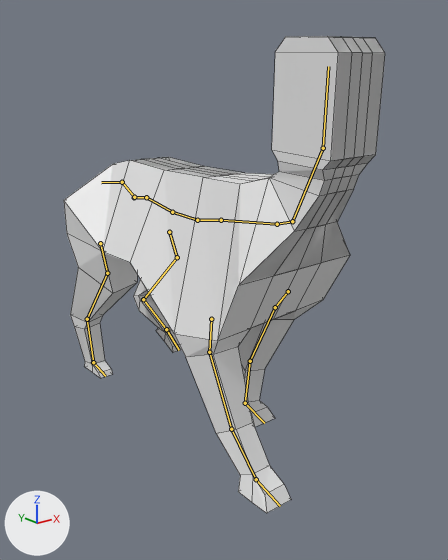
Before and after pictures for a commit that changed the Blender file BlenderTutorial/dog.blend.
Camera for both pictures: a camera (50 mm lens) standing at (-1.224, -1.608, 1.167) and looking at (0.064, 0.002, 0.523). Lighting does not change. The marker at lower left points along +X, +Y and +Z. The picture after the commit comes second. Both versions are drawn at frame 31 of the action 'dogWalk'; the numbers are the values there. The bones that bend it are drawn over the model as lines. Mesh edges are drawn as thin lines.

The first picture shows 'DogMesh'.
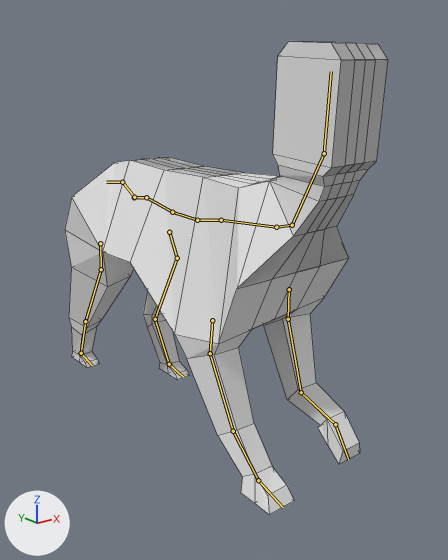
Pixel boxes [x1, y1, x2, y2] of what changed, in the pictures (448 x 560 px):
'DogMesh', posed
    before: [64, 36, 385, 513]
    after: [65, 41, 388, 515]
bone 'spine.002', root to tip
    before: (122, 182) to (101, 182)
    after: (122, 182) to (106, 182)
bone 'spine.008', root to tip
    before: (221, 220) to (277, 224)
    after: (221, 220) to (276, 227)
bone 'spine.009', root to tip
    before: (277, 224) to (292, 221)
    after: (276, 227) to (292, 225)

Diff of the bpy script that builds the scene:
```diff
--- a/BlenderTutorial/dog.blend.py
+++ b/BlenderTutorial/dog.blend.py
@@ bone_spine_003 @@
 bone_spine_003 = bpy.data.objects['DogRig'].pose.bones['spine.003']  # child of 'spine.004'
-bone_spine_003.rotation_quaternion = (0.997, 0.0, 0.047, 0.022)  # degrees (0, 5, 2)
+bone_spine_003.rotation_quaternion = (0.997, 0.0, 0.076, 0.035)  # degrees (0, 9, 4)
@@ bone_spine_002 @@
 bone_spine_002 = bpy.data.objects['DogRig'].pose.bones['spine.002']  # child of 'spine.003'
-bone_spine_002.rotation_quaternion = (1.0, 0.0, 0.0, 0.0)  # degrees (0, 0, 0)
+bone_spine_002.rotation_quaternion = (0.998, 0.011, 0.008, -0.064)  # degrees (1, 1, -7)
@@ bone_spine_008 @@
 bone_spine_008 = bpy.data.objects['DogRig'].pose.bones['spine.008']  # child of 'spine.007'
-bone_spine_008.rotation_quaternion = (0.998, -0.021, 0.034, -0.011)  # degrees (-2, 4, -1)
+bone_spine_008.rotation_quaternion = (0.998, -0.035, 0.055, -0.017)  # degrees (-4, 6, -2)
@@ bone_spine_009 @@
 bone_spine_009 = bpy.data.objects['DogRig'].pose.bones['spine.009']  # child of 'spine.008'
-bone_spine_009.rotation_quaternion = (0.999, 0.0, -0.024, 0.008)  # degrees (0, -3, 1)
+bone_spine_009.rotation_quaternion = (0.999, 0.0, -0.043, 0.014)  # degrees (0, -5, 2)
@@ bone_ik_controller_backlegs_l @@
 bone_ik_controller_backlegs_l = bpy.data.objects['DogRig'].pose.bones['ik.controller.backlegs.L']  # child of 'root'
-bone_ik_controller_backlegs_l.location = (0.011, 0.123, -0.226)
-bone_ik_controller_backlegs_l.rotation_quaternion = (0.975, 0.211, 0.002, 0.011)  # degrees (24, 0, 1)
+bone_ik_controller_backlegs_l.location = (0.002, 0.163, -0.075)
+bone_ik_controller_backlegs_l.rotation_quaternion = (1.0, 0.0, 0.0, 0.0)  # degrees (0, 0, 0)
@@ bone_ik_controller_backlegs_r @@
 bone_ik_controller_backlegs_r = bpy.data.objects['DogRig'].pose.bones['ik.controller.backlegs.R']  # child of 'root'
-bone_ik_controller_backlegs_r.location = (-0.002, -0.051, -0.028)
+bone_ik_controller_backlegs_r.location = (-0.002, -0.172, -0.006)
@@ bone_ik_controller_frontlegs_l @@
 bone_ik_controller_frontlegs_l = bpy.data.objects['DogRig'].pose.bones['ik.controller.frontlegs.L']  # child of 'root'
-bone_ik_controller_frontlegs_l.location = (0.002, -0.163, -0.006)
-bone_ik_controller_frontlegs_l.rotation_quaternion = (0.995, 0.027, 0.0, 0.001)  # degrees (3, 0, 0)
+bone_ik_controller_frontlegs_l.location = (0.007, 0.232, -0.224)
+bone_ik_controller_frontlegs_l.rotation_quaternion = (0.929, 0.369, 0.004, 0.015)  # degrees (43, 0, 2)
@@ bone_ik_controller_frontlegs_r @@
 bone_ik_controller_frontlegs_r = bpy.data.objects['DogRig'].pose.bones['ik.controller.frontlegs.R']  # child of 'root'
-bone_ik_controller_frontlegs_r.location = (-0.002, 0.197, -0.092)
+bone_ik_controller_frontlegs_r.location = (-0.002, 0.208, -0.098)
```
